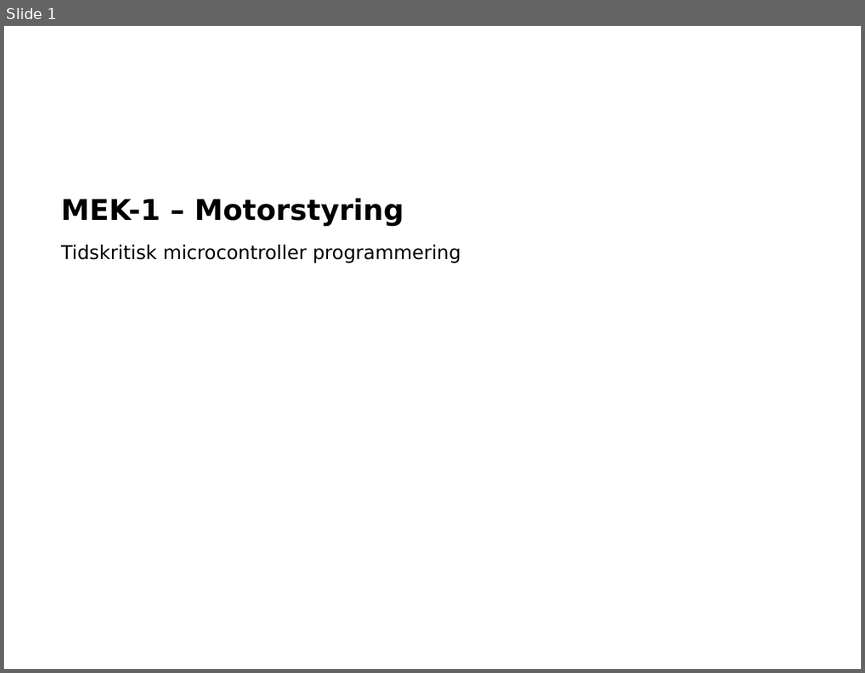
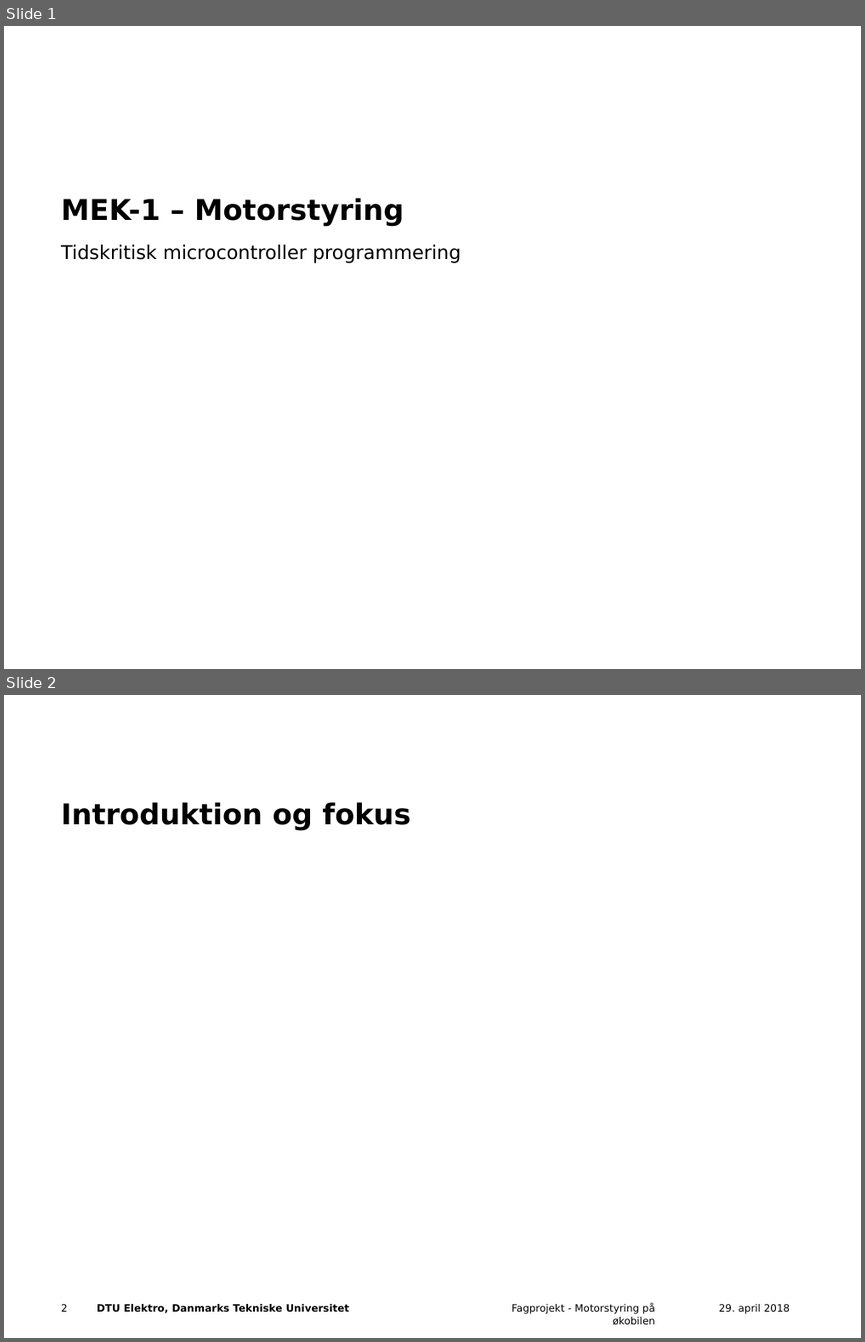
Before and after one commit to Frupla/ECU-board, a slide deck: midtvejsPraes.pptx. Shown one above the other, each under a label of ours: slide 1 before the commit, slides 1 and 2 after it. The pictures are 865x673 and 865x1342 pixels, drawn with LibreOffice and Linux fonts; fonts in the diff are those of the drawing; background and template pictures are left out. Boxes give left, top, right and bottom in pixels: in the first picture for what was removed or moved away, otherwise in the second. Text is boxed around its words. In the diff, an @@ line names an element or a change of style, - is before the commit and + after.

```diff
--- a/midtvejsPraes.pptx
+++ b/midtvejsPraes.pptx
@@ slide 2 added at (x1=4, y1=695, x2=861, y2=1338), background #FFFFFF @@
@@ title added at (x1=61, y1=802, x2=411, y2=831), 24 pt, text #000000, bold @@
+Introduktion og fokus
@@ page number added at (x1=61, y1=1304, x2=68, y2=1311), 8.5 pt, text #000000 @@
+2
@@ text added at (x1=97, y1=1304, x2=350, y2=1313), 8.5 pt, text #000000, bold @@
+DTU Elektro, Danmarks Tekniske Universitet
@@ text added at (x1=511, y1=1304, x2=655, y2=1325), 8.5 pt, text #000000 @@
+Fagprojekt - Motorstyring på økobilen
@@ text added at (x1=719, y1=1304, x2=789, y2=1314), 8.5 pt, text #000000 @@
+29. april 2018
```
Also in this commit, not shown: 1 slide changed, 1 other slide added.
